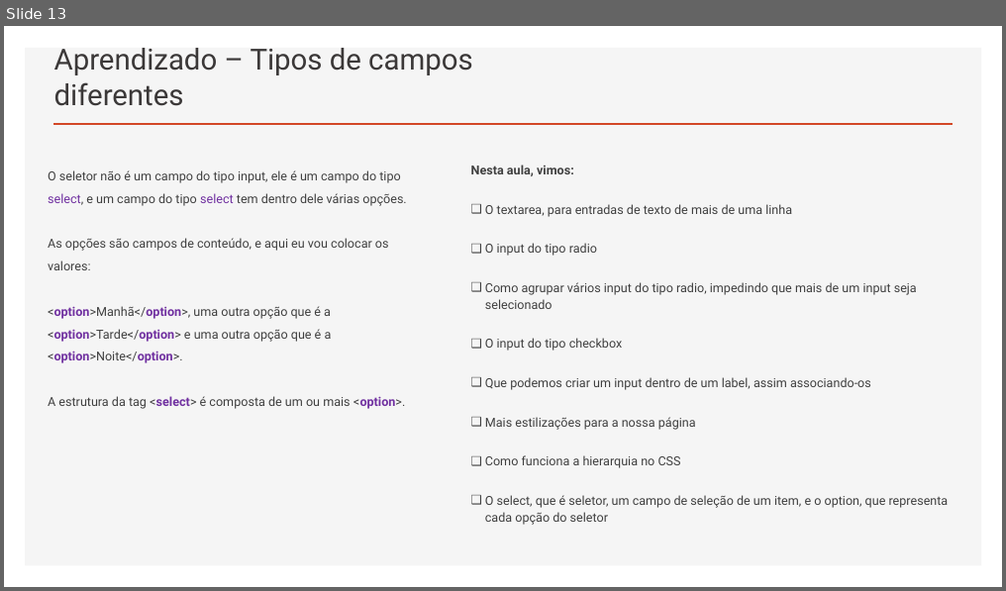
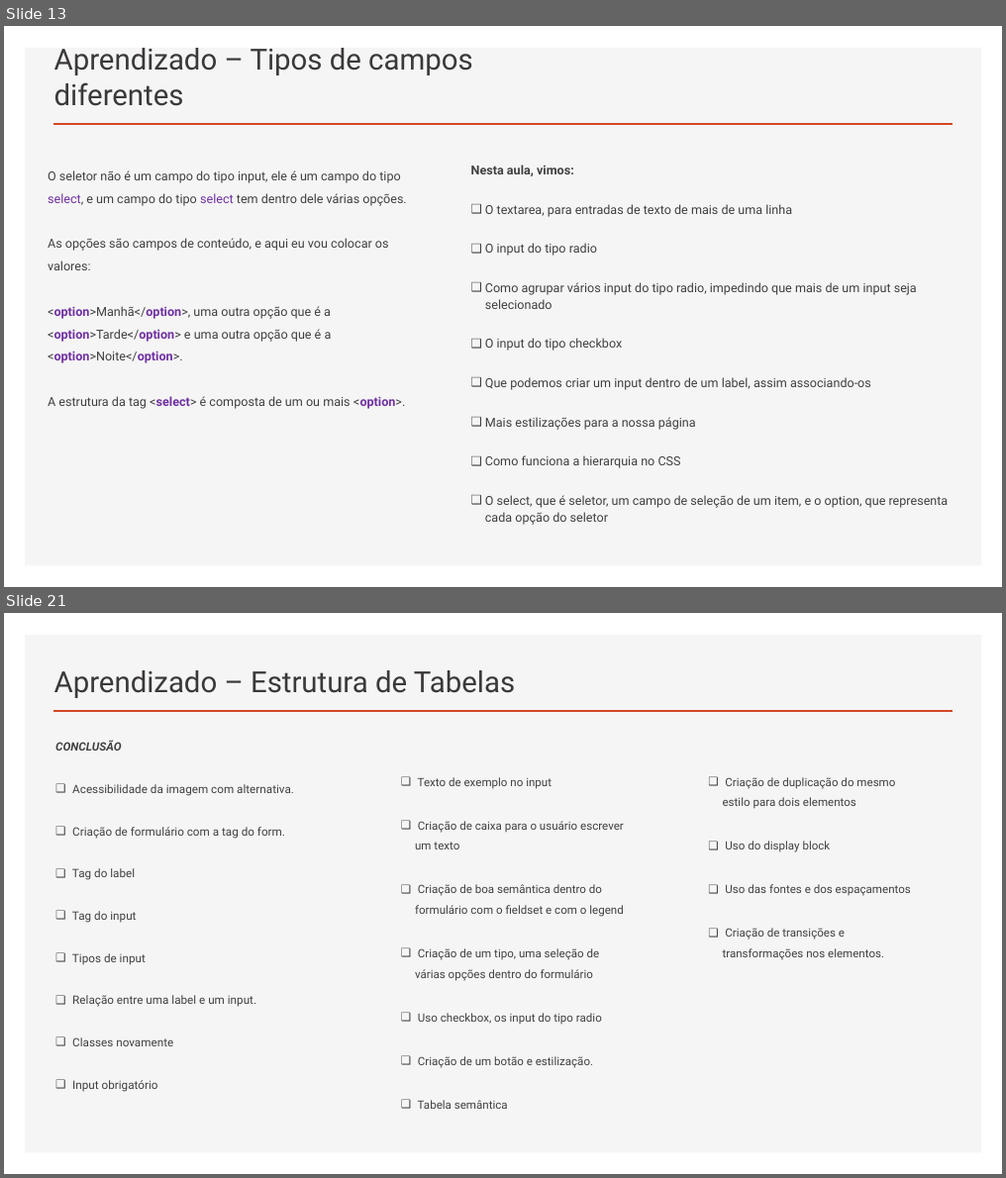
Before and after one commit to RaizaCirne/app-flex, a slide deck: Trilhas/[Iniciante em Programação T5 - ONE]/Material/05.HTML5_e_CSS3-parte_3.pptx. Shown one above the other, each under a label of ours: slide 13 before the commit, slides 13 and 21 after it; the slides between them are not shown. The pictures are 1006x591 and 1006x1178 pixels, drawn with LibreOffice and Linux fonts; fonts in the diff are those of the drawing. Boxes give left, top, right and bottom in pixels: in the first picture for what was removed or moved away, otherwise in the second. Text is boxed around its words. In the diff, an @@ line names an element or a change of style, - is before the commit and + after.

```diff
--- a/Trilhas/[Iniciante em Programação T5 - ONE]/Material/05.HTML5_e_CSS3-parte_3.pptx
+++ b/Trilhas/[Iniciante em Programação T5 - ONE]/Material/05.HTML5_e_CSS3-parte_3.pptx
@@ slide 21 added at (4,613,1002,1174), background #FFFFFF; not listed: 2 template elements that a slide beside it also shows @@
@@ title added at (54,670,515,698), 28 pt, text #3B3838 @@
+Aprendizado – Estrutura de Tabelas
@@ text added at (55,741,294,1092), 11.1 pt, text #404040 @@
+CONCLUSÃO
+❑ Acessibilidade da imagem com alternativa.
+❑ Criação de formulário com a tag do form.
+❑ Tag do label
+❑ Tag do input
+❑ Tipos de input
+❑ Relação entre uma label e um input.
+❑ Classes novamente
+❑ Input obrigatório
@@ text added at (415,777,624,1109), 11 pt, text #404040 @@
+❑ Texto de exemplo no input
+❑ Criação de caixa para o usuário escrever um texto
+❑ Criação de boa semântica dentro do formulário com o fieldset e com o legend
+❑ Criação de um tipo, uma seleção de várias opções dentro do formulário
+❑ Uso checkbox, os input do tipo radio
+❑ Criação de um botão e estilização.
+❑ Tabela semântica
@@ text added at (723,777,911,960), 11 pt, text #404040 @@
+❑ Criação de duplicação do mesmo estilo para dois elementos
+❑ Uso do display block
+❑ Uso das fontes e dos espaçamentos
+❑ Criação de transições e transformações nos elementos.
```
Also in this commit, not shown: 7 other slides added.
